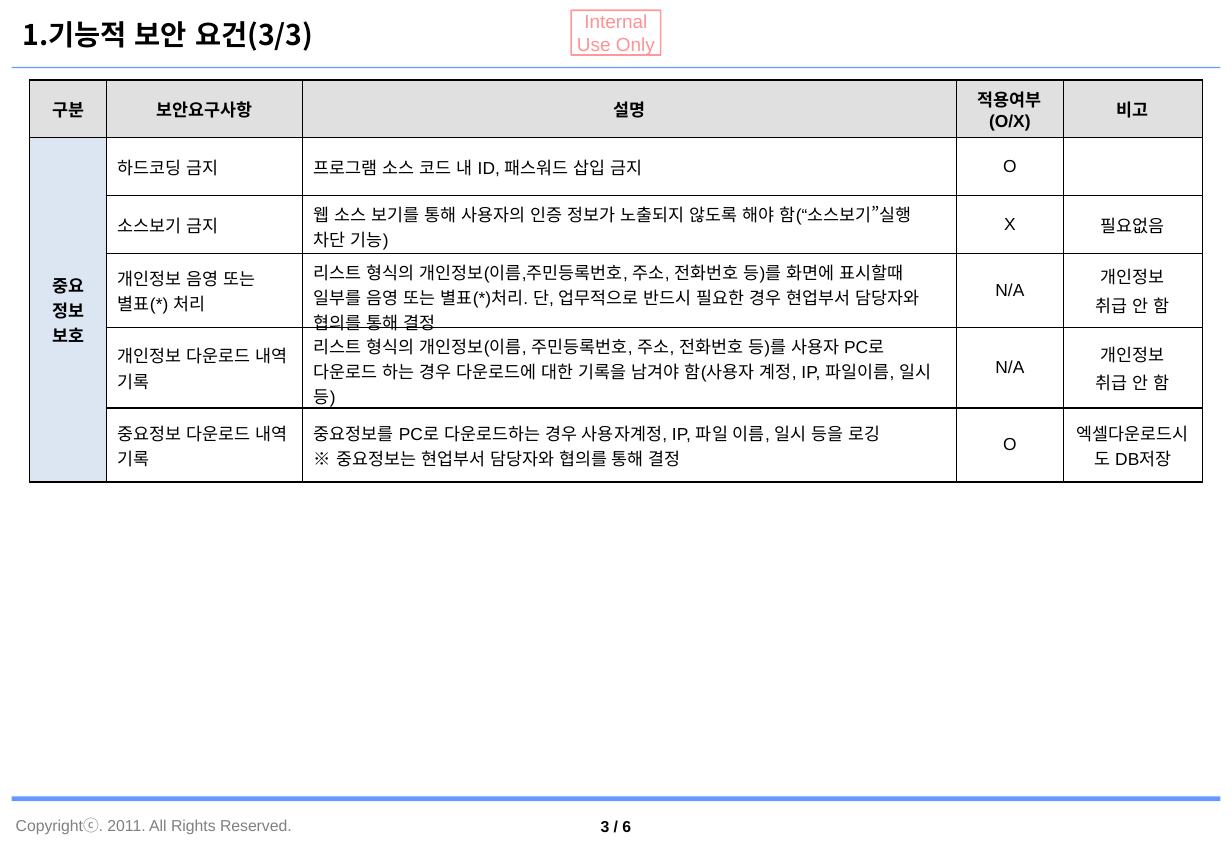
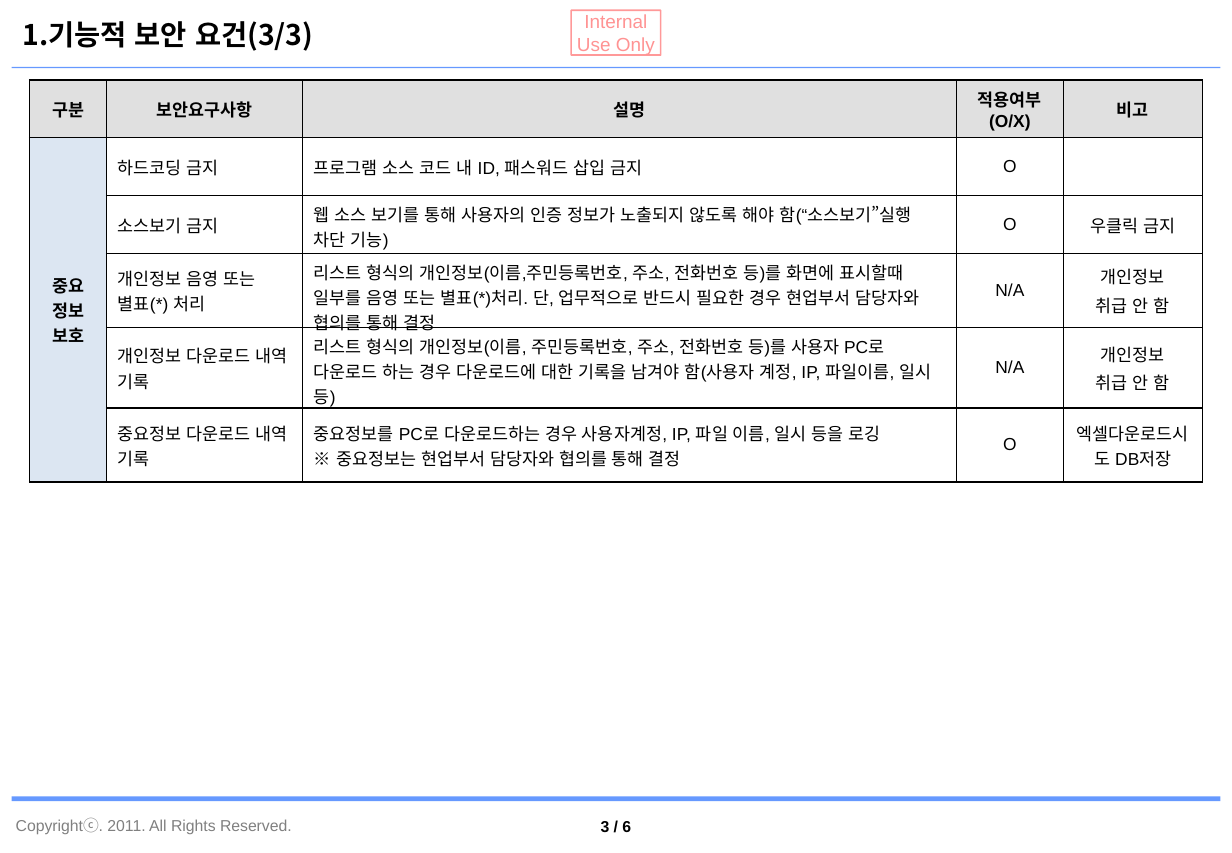
Before and after one commit to jaeyong1/stockmgmt, a slide deck: slide 4 of documents/자재관리시스템_보안점검 결과서.pptx. Drawn at 1232x853 pixels with LibreOffice and Linux fonts; fonts in the diff are those of the drawing; background and template pictures are left out. Boxes give left, top, right and bottom in pixels: in the first picture for what was removed or moved away, otherwise in the second. Text is boxed around its words. In the diff, an @@ line names an element or a change of style, - is before the commit and + after.

```diff
--- a/documents/자재관리시스템_보안점검 결과서.pptx
+++ b/documents/자재관리시스템_보안점검 결과서.pptx
@@ table at (30,80,1202,481) @@
-row 3, column 4: X
+row 3, column 4: O
-row 3, column 5: 필요없음
+row 3, column 5: 우클릭 금지
```
Also in this commit, not shown: 4 other slides changed, 9 other files.
